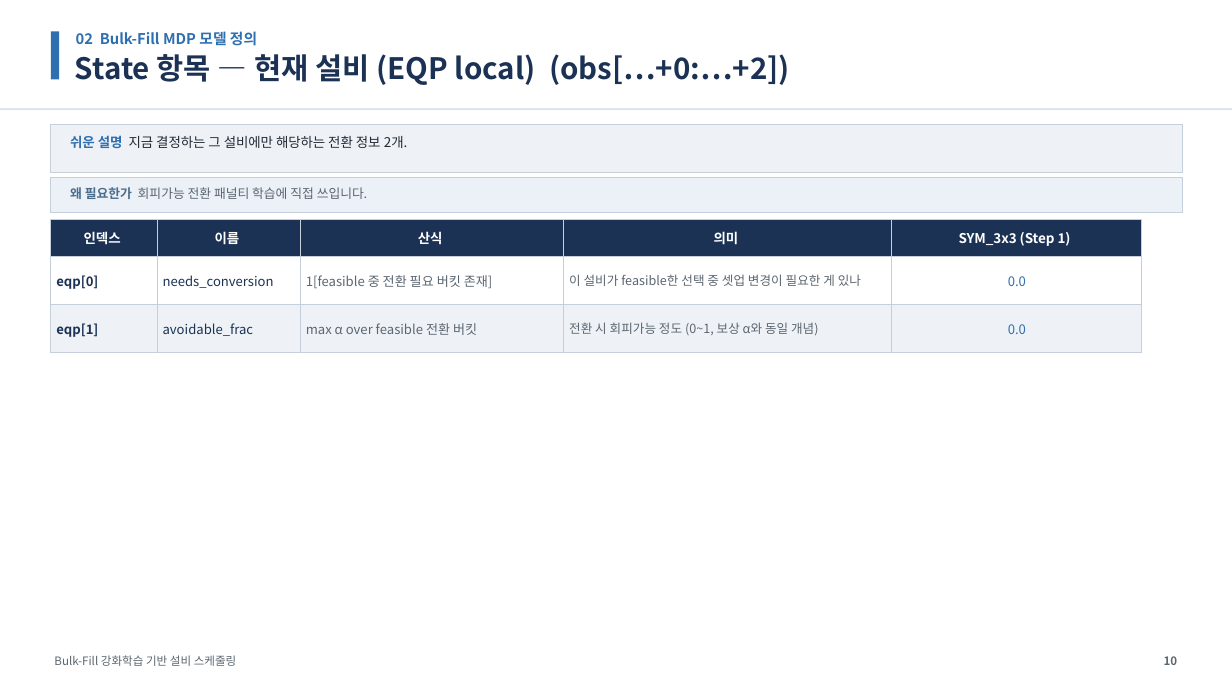
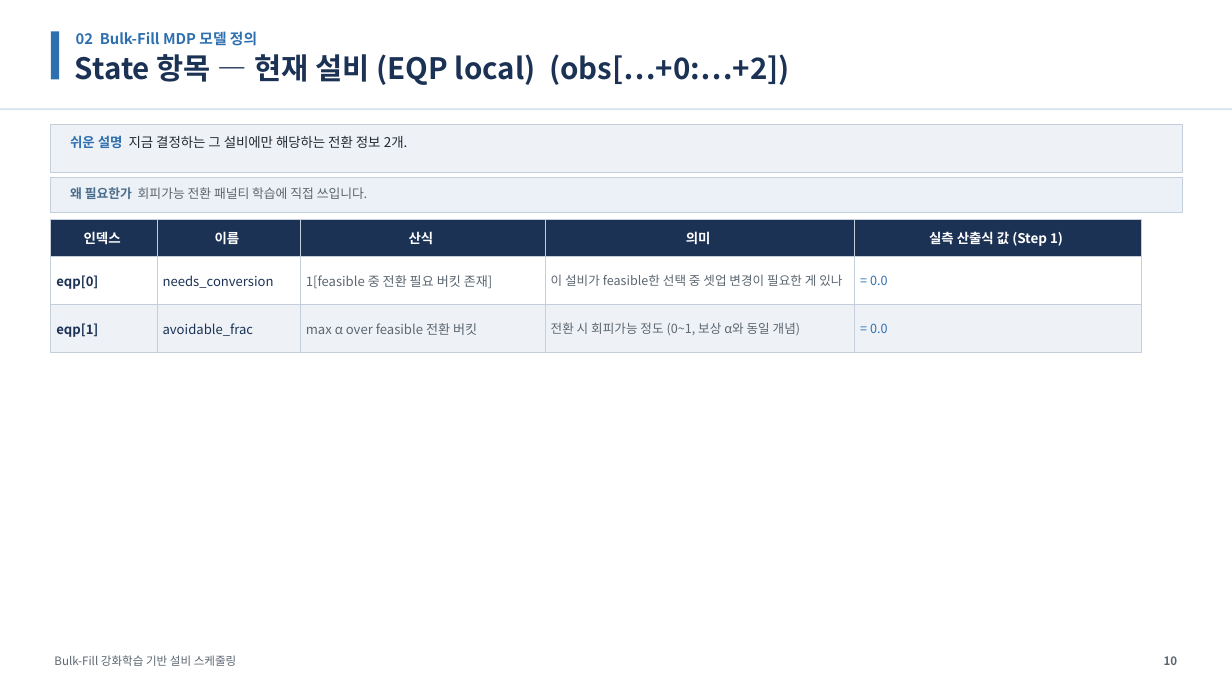
Before and after one commit to relighting123/pjt_scheduling, a slide deck: slide 10 of docs/BulkFill_스케줄링_발표자료.pptx. Drawn at 1232x693 pixels with LibreOffice and Linux fonts; fonts in the diff are those of the drawing. Boxes give left, top, right and bottom in pixels: in the first picture for what was removed or moved away, otherwise in the second. Text is boxed around its words. In the diff, an @@ line names an element or a change of style, - is before the commit and + after.

```diff
--- a/docs/BulkFill_스케줄링_발표자료.pptx
+++ b/docs/BulkFill_스케줄링_발표자료.pptx
@@ rectangle "산식": place and size @@
-rectangle "산식" at <box>300,220,564,257</box>
+rectangle "산식" at <box>300,220,545,257</box>
@@ rectangle "의미": place and size @@
-rectangle "의미" at <box>564,220,892,257</box>
+rectangle "의미" at <box>545,220,855,257</box>
@@ rectangle "실측 산출식 값 (Step 1)": place and size @@
-rectangle "실측 산출식 값 (Step 1)" at <box>892,220,1141,257</box>
+rectangle "실측 산출식 값 (Step 1)" at <box>855,220,1141,257</box>
@@ text in rectangle at <box>929,231,1063,246</box>: text changed @@
-SYM_3x3 (Step 1)
+실측 산출식 값 (Step 1)
@@ rectangle "1[feasible 중 전환 필요 버킷 ...": place and size @@
-rectangle "1[feasible 중 전환 필요 버킷 ..." at <box>300,257,564,305</box>
+rectangle "1[feasible 중 전환 필요 버킷 ..." at <box>300,257,545,305</box>
@@ rectangle "이 설비가 feasible한 선택 중 ...": place and size @@
-rectangle "이 설비가 feasible한 선택 중 ..." at <box>564,257,892,305</box>
+rectangle "이 설비가 feasible한 선택 중 ..." at <box>545,257,855,305</box>
@@ rectangle "= 0.0": place and size @@
-rectangle "= 0.0" at <box>892,257,1141,305</box>
+rectangle "= 0.0" at <box>855,257,1141,305</box>
@@ text in rectangle at <box>870,275,887,285</box>: text changed; size 10.2 to 9.8 pt @@
-0.0
+= 0.0
@@ rectangle "max α over feasible 전환 ...": place and size @@
-rectangle "max α over feasible 전환 ..." at <box>300,305,564,353</box>
+rectangle "max α over feasible 전환 ..." at <box>300,305,545,353</box>
@@ rectangle "전환 시 회피가능 정도 (0~1, ...": place and size @@
-rectangle "전환 시 회피가능 정도 (0~1, ..." at <box>564,305,892,353</box>
+rectangle "전환 시 회피가능 정도 (0~1, ..." at <box>545,305,855,353</box>
@@ rectangle "= 0.0": place and size @@
-rectangle "= 0.0" at <box>892,305,1141,353</box>
+rectangle "= 0.0" at <box>855,305,1141,353</box>
@@ text in rectangle at <box>870,323,887,333</box>: text changed; size 10.2 to 9.8 pt @@
-0.0
+= 0.0
```
Also in this commit, not shown: 4 other slides changed, 2 other files.
